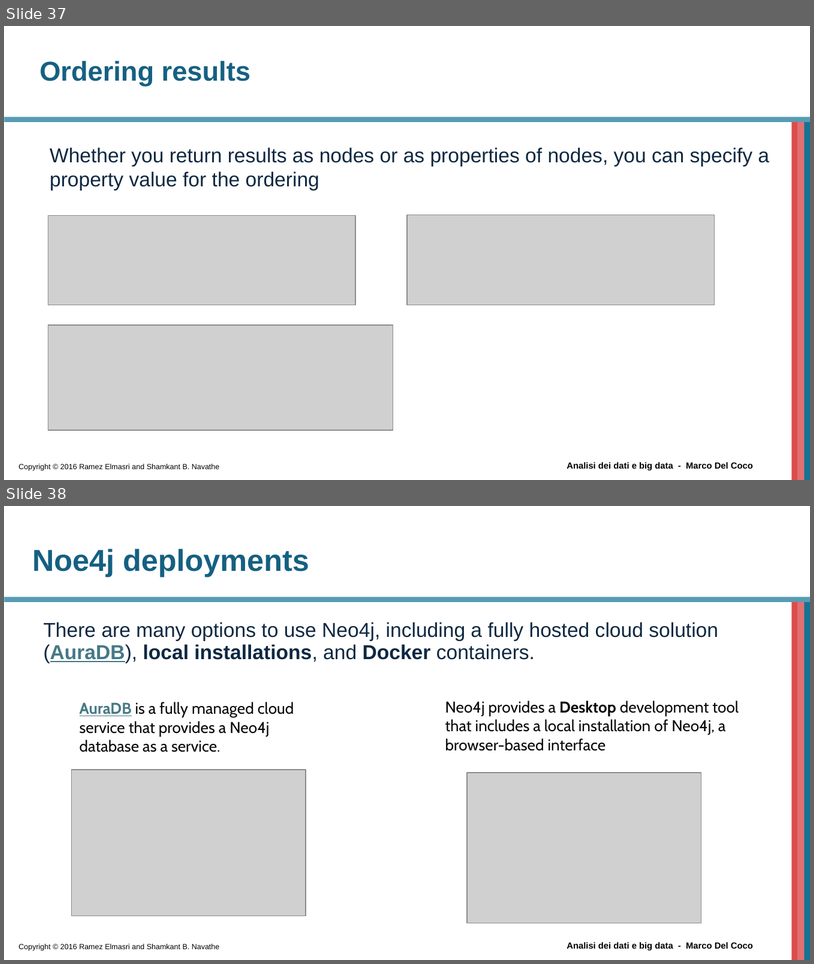
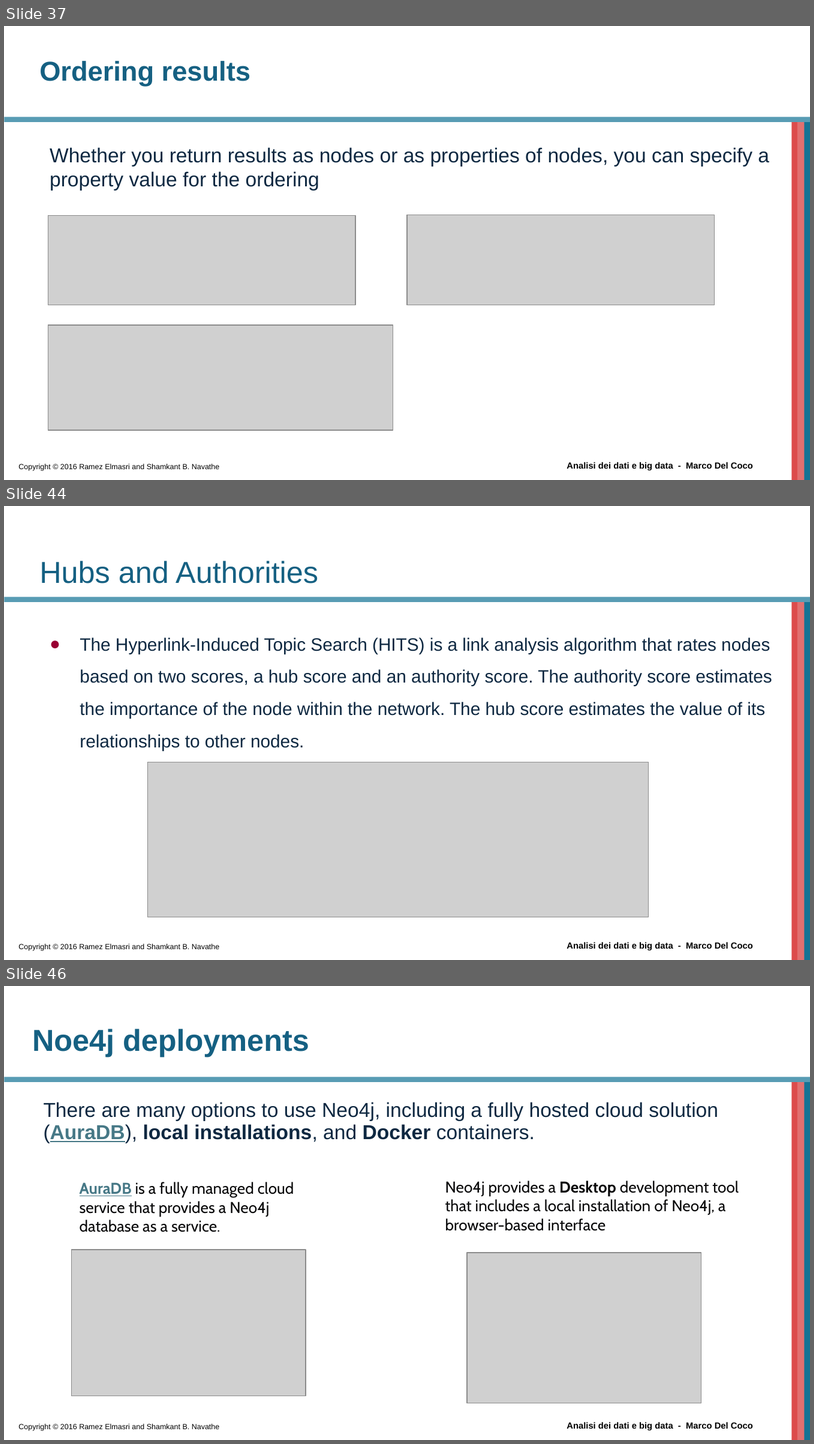
Before and after one commit to beppe2hd/AnalisiDati_BigData, a slide deck: materials/Introduction to Cypher.pptx. Shown one above the other, each under a label of ours: slides 37 and 38 before the commit, slides 37, 44 and 46 after it; the slides between them are not shown. The pictures are 814x964 and 814x1444 pixels, drawn with LibreOffice and Linux fonts; fonts in the diff are those of the drawing; grey boxes stand for pictures; background and template pictures are left out. Boxes give left, top, right and bottom in pixels: in the first picture for what was removed or moved away, otherwise in the second. Text is boxed around its words. In the diff, an @@ line names an element or a change of style, - is before the commit and + after.

```diff
--- a/materials/Introduction to Cypher.pptx
+++ b/materials/Introduction to Cypher.pptx
@@ slide 44 added at (x1=4, y1=506, x2=810, y2=960), background #FFFFFF; not listed: 6 template elements that a slide beside it also shows @@
@@ title added at (x1=39, y1=561, x2=318, y2=583), 27 pt, text #156082 @@
+Hubs and Authorities
@@ text added at (x1=80, y1=637, x2=772, y2=750), 16 pt, text #0E2841 @@
+● The Hyperlink-Induced Topic Search (HITS) is a link analysis algorithm that rates nodes based on two scores, a hub score and an authority score. The authority score estimates the importance of the node within the network. The hub score estimates the value of its relationships to other nodes.
@@ picture added at (x1=147, y1=762, x2=648, y2=916) @@
@@ what was slide 38 is now slide 46 @@
```
Also in this commit, not shown: 1 slide changed, 7 other slides added, 8 other files.
